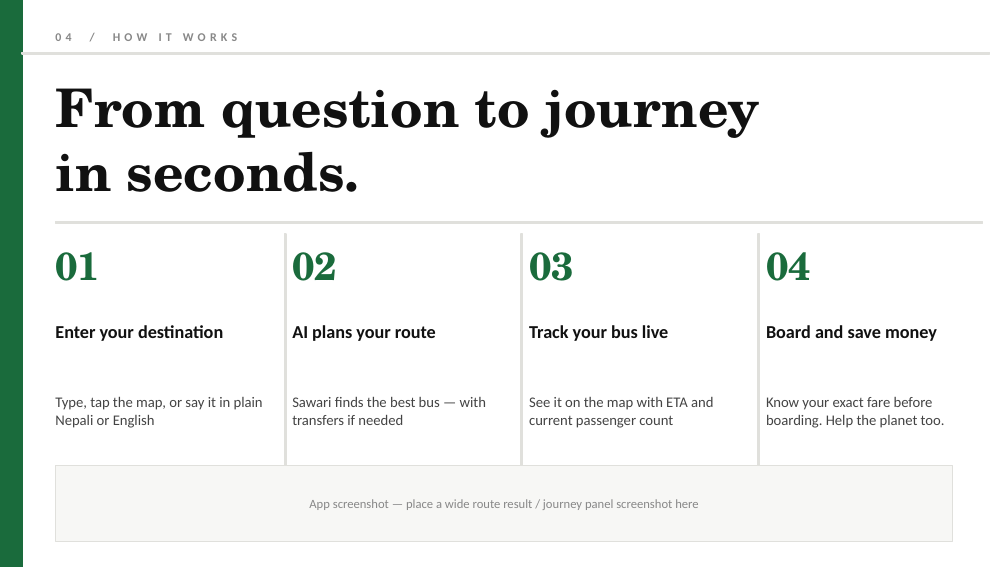
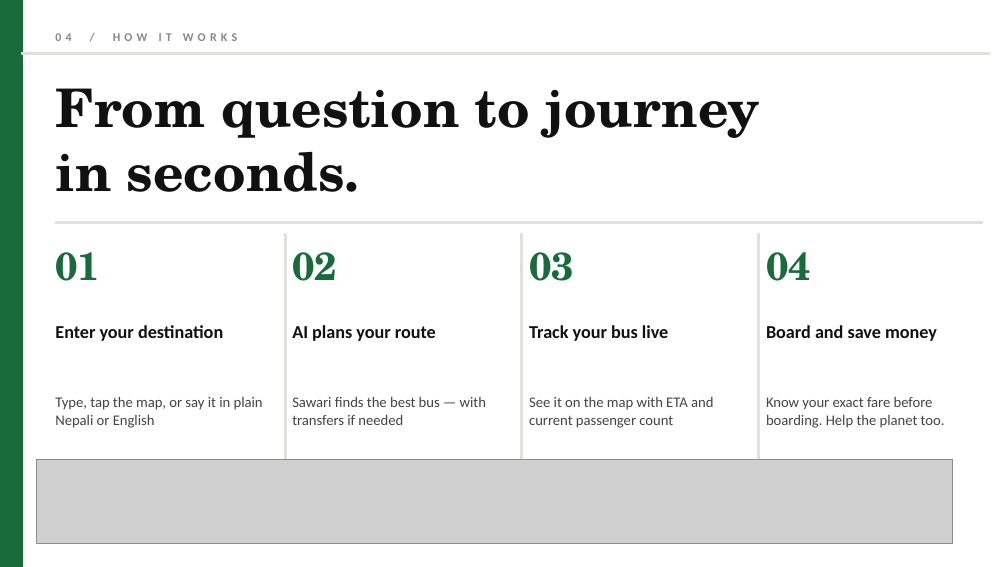
Before and after one commit to esp-sakshyam/Ai-Hackathon-team-spark-, a slide deck: slide 5 of sawari_v3.pptx. Drawn at 1008x567 pixels with LibreOffice and Linux fonts; fonts in the diff are those of the drawing; grey boxes stand for pictures. Boxes give left, top, right and bottom in pixels: in the first picture for what was removed or moved away, otherwise in the second. Text is boxed around its words. In the diff, an @@ line names an element or a change of style, - is before the commit and + after.

```diff
--- a/sawari_v3.pptx
+++ b/sawari_v3.pptx
@@ picture added at bbox=[36, 460, 953, 543] @@
@@ rectangle removed at bbox=[55, 466, 953, 541] @@
@@ text removed at bbox=[309, 499, 698, 510] @@
-App screenshot — place a wide route result / journey panel screenshot here
```
Also in this commit, not shown: 3 other slides changed.
